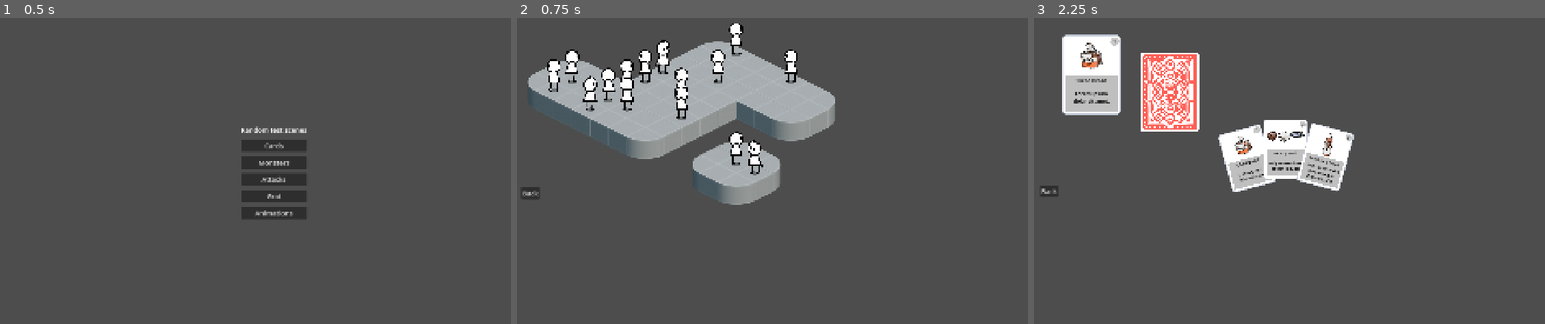
Above: before the commit, frames 1-3 (left to right).
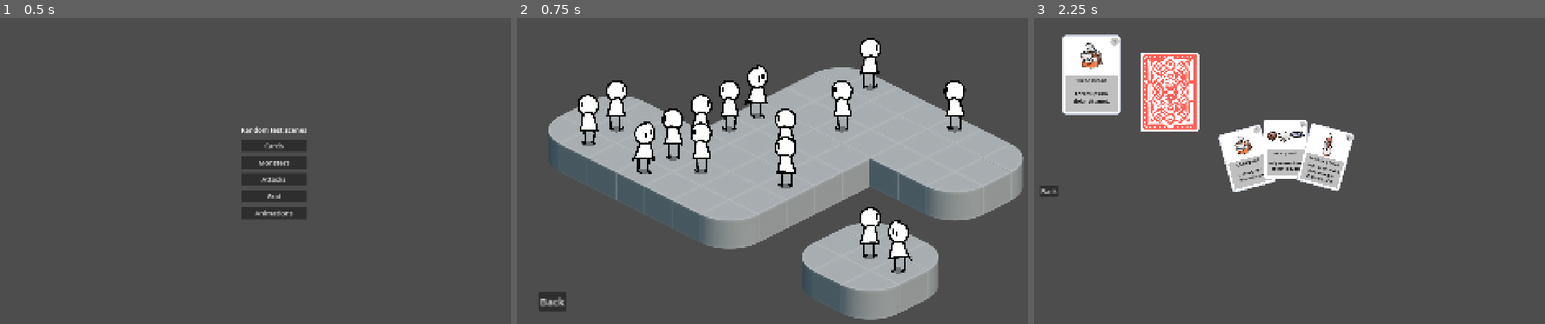
Above: after the commit, the same moments.

Repository: Golen87/TeramonTactics
Game: Godot game, scene res://scenes/main menu/main_menu.tscn
Two runs of this game, one before a commit and one after it. Both use one fixed random seed, a clock stepped at 60 frames per second and the inputs below.
Inputs:
- Up to frame 1 (0.5 s): no input
- Up to frame 2 (0.75 s): click "Grid" at 0.5 s
- Up to frame 3 (2.25 s): click "Back" at 1.25 s; click "Cards" at 2 s

Frame 1 is identical in both runs. In frame 2, 42% of the frame differs, in the area x 1-100%, y 1-99%; in frame 3, nothing differs.

Commit message:
Add grid scene camera test.

Diff:
--- a/game/scenes/grid test/grid_test.gd
+++ b/game/scenes/grid test/grid_test.gd
@@ -4,6 +4,7 @@
 
 @onready var tilemap: TileMapLayer = $TileMapLayer
 @onready var tilemap_highlight = $TileMapHighlight
+@onready var camera: Camera2D = $Camera2D
 
 const dudeRef = preload("res://scenes/grid test/dude.tscn")
 var dudes: Array[Dude] = []
@@ -85,9 +86,18 @@
 	for dude in dudes:
 		dude.selected = false
 
+func move_camera_to(target_position: Vector2) -> void:
+	var tween = create_tween()
+	tween.set_trans(Tween.TRANS_CUBIC)
+	tween.set_ease(Tween.EASE_OUT)
+	tween.tween_property(camera, "global_position", target_position, 1.0)
+
 func on_monster_clicked(dude: Dude) -> void:
 	clear_selection()
 	dude.selected = true
+
+	# Center camera on selected dude
+	move_camera_to(dude.global_position)
 
 	# Show cells that can be moved to
 	var MOVE_DISTANCE = 4 # Replace with monster.action_points
@@ -138,7 +148,14 @@
 func _input(event: InputEvent) -> void:
 	event = event as InputEventMouseButton
 	if event and event.pressed and event.button_index == MOUSE_BUTTON_LEFT:
-		var local_pos = to_local(event.position)
+		# Get mouse position in viewport coordinates and convert to world space through camera
+		var viewport = get_viewport()
+		var camera = viewport.get_camera_2d()
+		var mouse_pos = viewport.get_mouse_position()
+		var world_pos = (mouse_pos - viewport.get_visible_rect().size * 0.5) / camera.zoom + camera.global_position
+
+		# Convert world position to local tilemap coordinates
+		var local_pos = tilemap.to_local(world_pos)
 		var cell = tilemap.local_to_map(local_pos)
 		var tile_data = tilemap.get_cell_tile_data(cell)
 		if tile_data:
@@ -164,6 +181,9 @@
 				path.append(cell_to_world(path_cell))
 			dude.move_along_path(path)
 
+			# Move camera to final destination
+			# move_camera_to(path[-1])
+
 			dude.cell = cell
 
 			clear_selection()
--- a/game/scenes/grid test/grid_test.tscn
+++ b/game/scenes/grid test/grid_test.tscn
@@ -21,3 +21,7 @@
 offset_top = 613.0
 offset_right = 46.0
 offset_bottom = 613.0
+
+[node name="Camera2D" type="Camera2D" parent="."]
+position = Vector2(588, 320)
+zoom = Vector2(1.545, 1.545)
